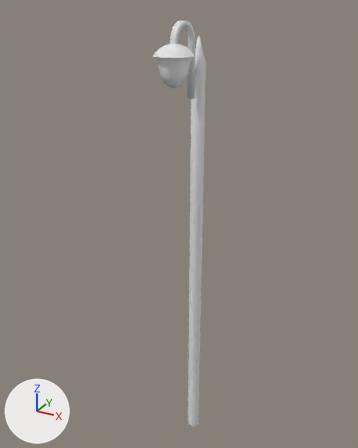
Renders of the FBX model Assets/Asset3D/FBX/Lampu Taman.fbx from each side of a commit.
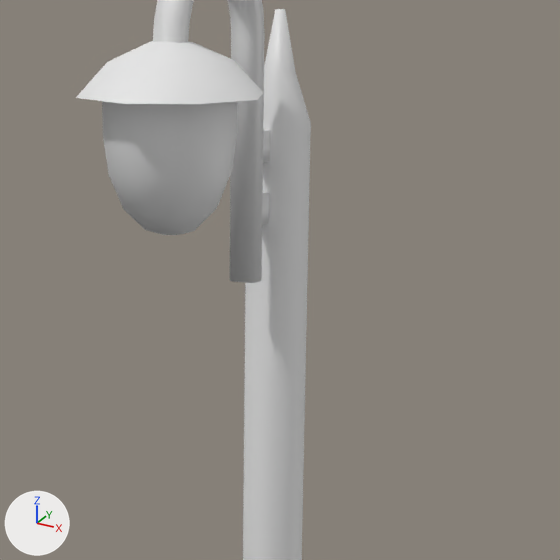
Old and new are each drawn whole from a 50 mm lens placed at (37.13, 1.16, 7.75), pointed at (33.51, 7.76, 4.45) and again close up on the part from 38% to 73% of the width and 8% to 36% of the height. Lighting does not change. The marker at lower left points along +X, +Y and +Z. Where no turn or scale is listed for an object, it has been applied to the vertices.
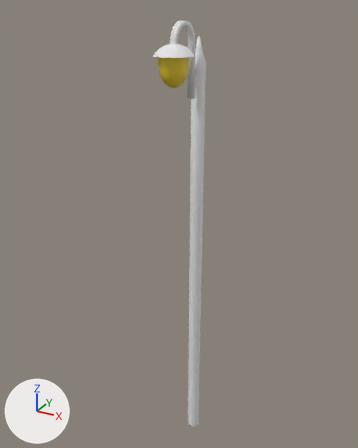
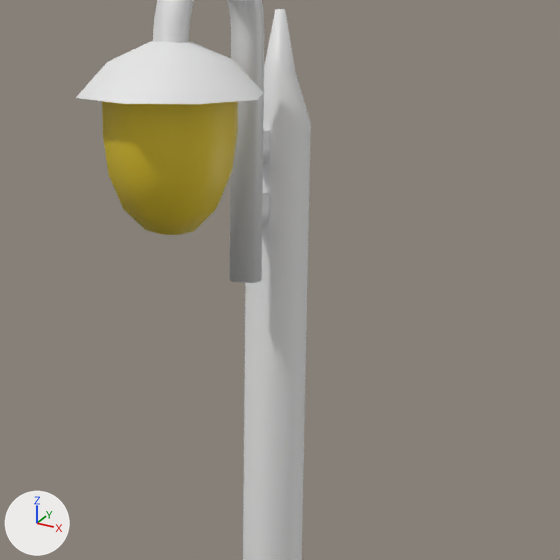
What differs and where, as boxes [x1, y1, x2, y2] in the close-ups (560 x 560 px):
part 1 of me_cylinder_027, recoloured (white to yellow)
    both: [102, 101, 238, 235]

The change, as a diff of the scene's bpy script:
```diff
--- a/Assets/Asset3D/FBX/Lampu Taman.fbx.py
+++ b/Assets/Asset3D/FBX/Lampu Taman.fbx.py
@@ mat_lampu @@
+mat_lampu = principled_material('Lampu')
+mat_lampu.base_color = (0.8, 0.595, 0.025)  # yellow #e7cb2c
@@ me_cylinder_027 @@
 me_cylinder_027.from_pydata(...)  # 182 vertices, 164 faces; spans x -0.3..0.3, y -1.04..0.1, z -1.0..6.57
 # used by ob_cylinder_026; location = (33.7, 8.0, 1.0)
+# me_cylinder_027 part 1: all 48 faces centred in x -0.18..0.18, y -0.92..-0.56, z 5.73..6.12 switch from mat_lampu_taman (white #e7e7e7) to mat_lampu (yellow #e7cb2c)
```
